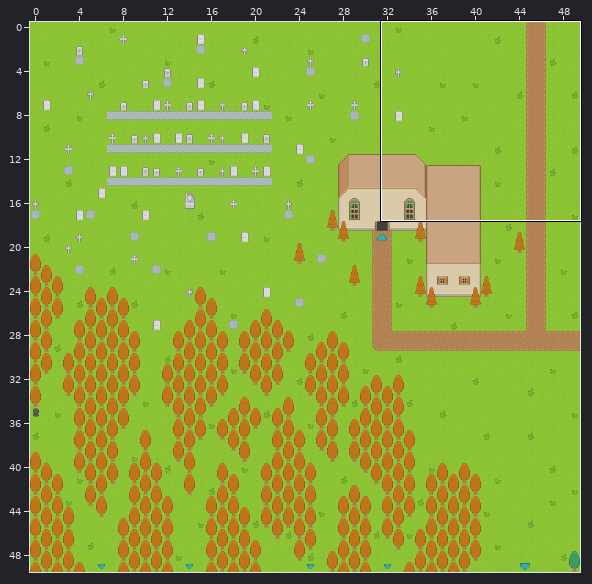
One commit to this Tiled map: client/maps/The Graveyard.tmx. Above, an overview of the earlier version with the close-up marked.
Close-up. The starting point:
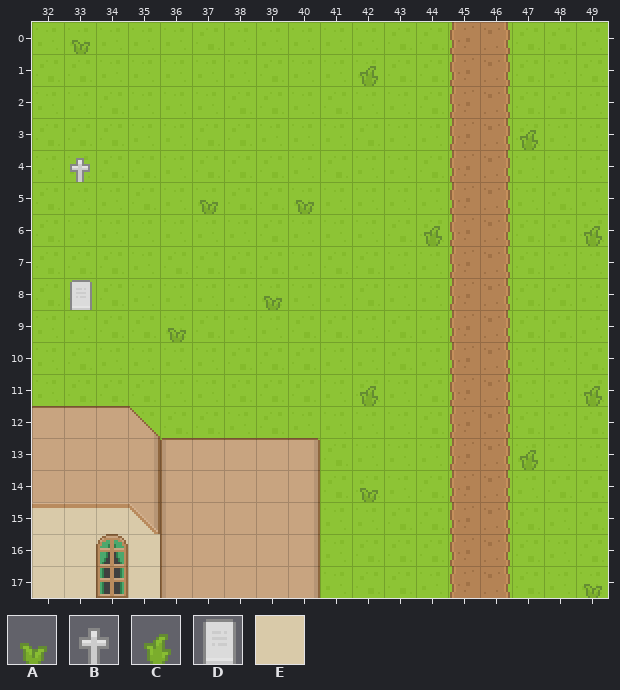
Cells are 16x16 px. Shown: x 32..49, y 0..17. The commit also changed other parts of the map, which this record leaves out.
Key: from "roguelikeSheet": A 882, B 913, C 968, D 999, E 1308.
_ is an empty cell, # one hidden under a higher layer.
Layers that did not change in this view are not listed.
Layer "Deco0" before, first column x 32:
 0 _A________________
 1 __________C_______
 2 __________________
 3 _______________C__
 4 _B________________
 5 _____A__A_________
 6 ____________C____C
 7 __________________
 8 _D_____A__________
 9 ____A_____________
10 __________________
11 __________C______C
12 __________________
13 _______________C__
14 #########_A_______
15 EEEE#####_________
16 EEEE#####_________
17 EE#E#####________A
New version:
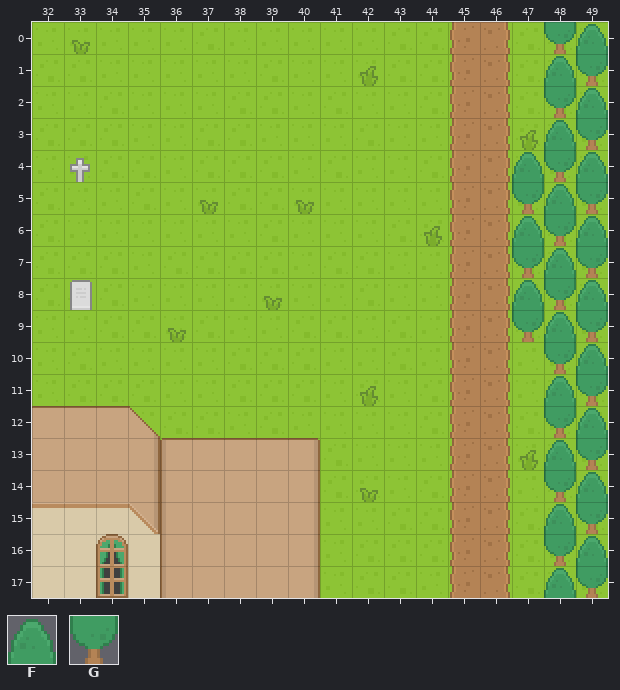
Further tiles: from "roguelikeSheet": F 875, G 961.
The edit:
Layer "Deco0":
Tile F replaces tile C in row 6 at x 49.
Tile F is added in row 0 at x 49; in row 1 at x 48; in row 2 at x 49; in row 3 at x 48; in row 4 at x 47 and 49; in row 5 at x 48.
Tile F is added in row 6 at x 47; in row 7 at x 48; in row 8 at x 47 and 49; in row 9 at x 48; in row 10 at x 49; in row 11 at x 48.
Tile F is added in row 12 at x 49; in row 13 at x 48; in row 14 at x 49; in row 15 at x 48; in row 16 at x 49; in row 17 at x 48.
Tile G replaces tile A in row 17 at x 49.
Tile G replaces tile C in row 11 at x 49.
Tile G is added in row 0 at x 48; in row 1 at x 49; in row 2 at x 48; in row 3 at x 49; in row 4 at x 48; in row 5 at x 47 and 49.
Tile G is added in row 6 at x 48; in row 7 at x 47 and 49; in row 8 at x 48; in row 9 at x 47 and 49; in row 10 at x 48; in row 12 at x 48.
Tile G is added in row 13 at x 49; in row 14 at x 48; in row 15 at x 49; in row 16 at x 48.
Pixel boxes of the changes (left, top, right, bottom) in both close-ups:
changed: (512, 22, 608, 598)
